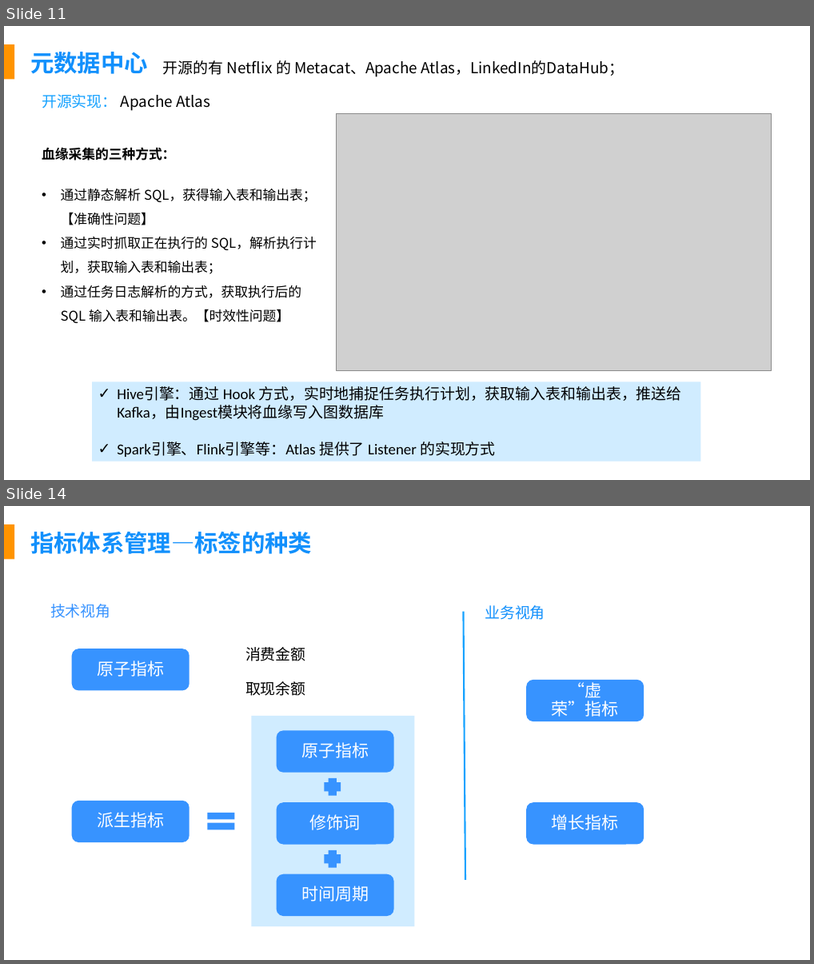
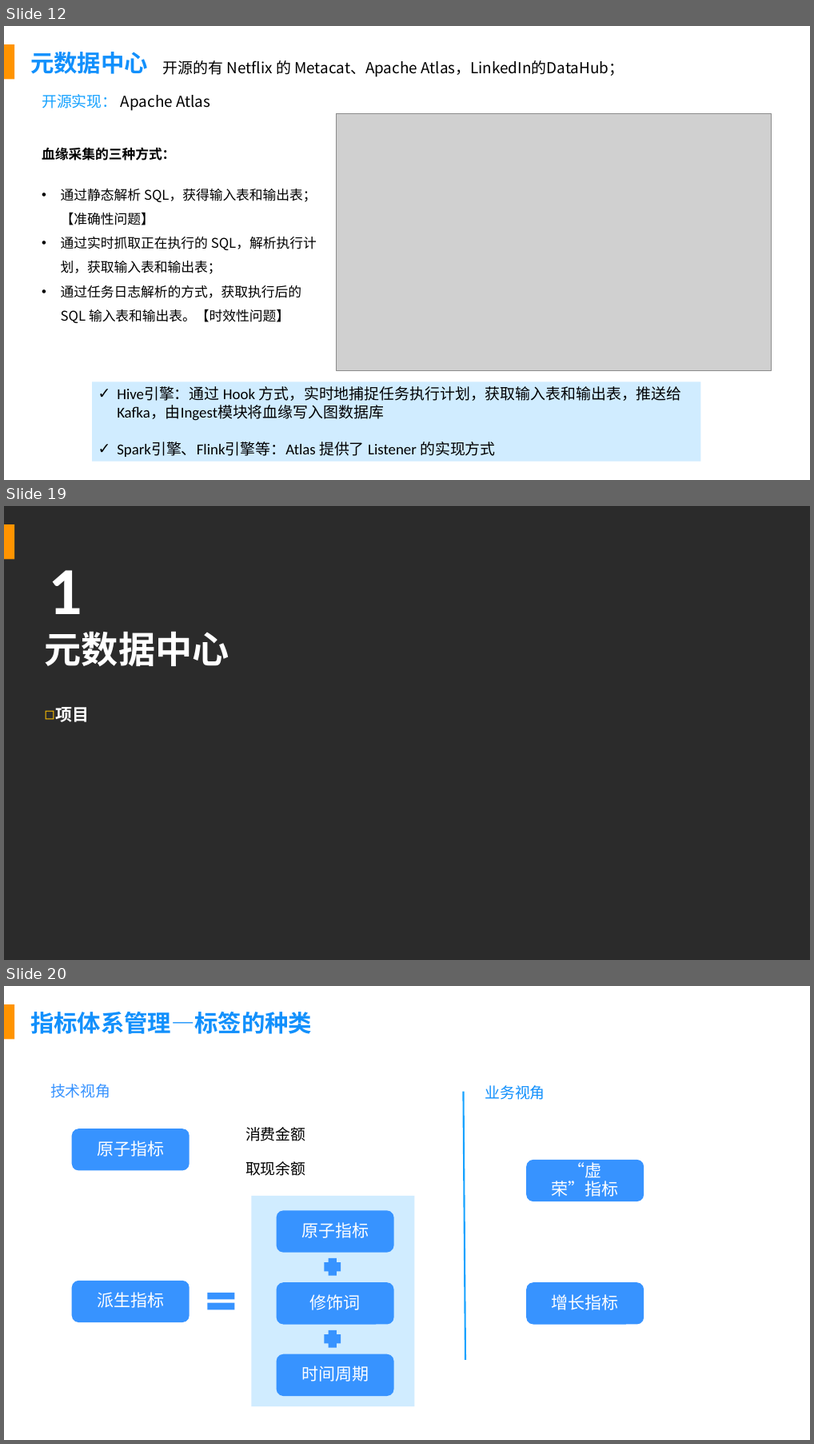
Before and after one commit to fancyChuan/reading-mindmap, a slide deck: PPT/数据建设知识体系.pptx. Shown one above the other, each under a label of ours: slides 11 and 14 before the commit, slides 12, 19 and 20 after it; the slides between them are not shown. The pictures are 814x964 and 814x1444 pixels, drawn with LibreOffice and Linux fonts; fonts in the diff are those of the drawing; grey boxes stand for pictures; background and template pictures are left out; a plain dark background stands for a picture behind light text. Boxes give left, top, right and bottom in pixels: in the first picture for what was removed or moved away, otherwise in the second. Text is boxed around its words. In the diff, an @@ line names an element or a change of style, - is before the commit and + after.

Commit message:
Update 数据建设知识体系.pptx
元数据中心

```diff
--- a/PPT/数据建设知识体系.pptx
+++ b/PPT/数据建设知识体系.pptx
@@ slide 19 added at (x1=4, y1=506, x2=810, y2=960), background picture (left out); not listed: 1 template element that a slide beside it also shows @@
@@ text added at (x1=48, y1=570, x2=82, y2=614), 80 pt, text #FFFFFF, bold @@
+1
@@ text added at (x1=45, y1=631, x2=230, y2=666), 44 pt, text #FFFFFF, bold @@
+元数据中心
@@ text added at (x1=56, y1=707, x2=90, y2=722), 20 pt, text #FFFFFF, bold @@
+◻ 项目
@@ what was slide 11 is now slide 12 @@
@@ what was slide 14 is now slide 20 @@
```
Also in this commit, not shown: 7 other slides added, 2 slides removed.
